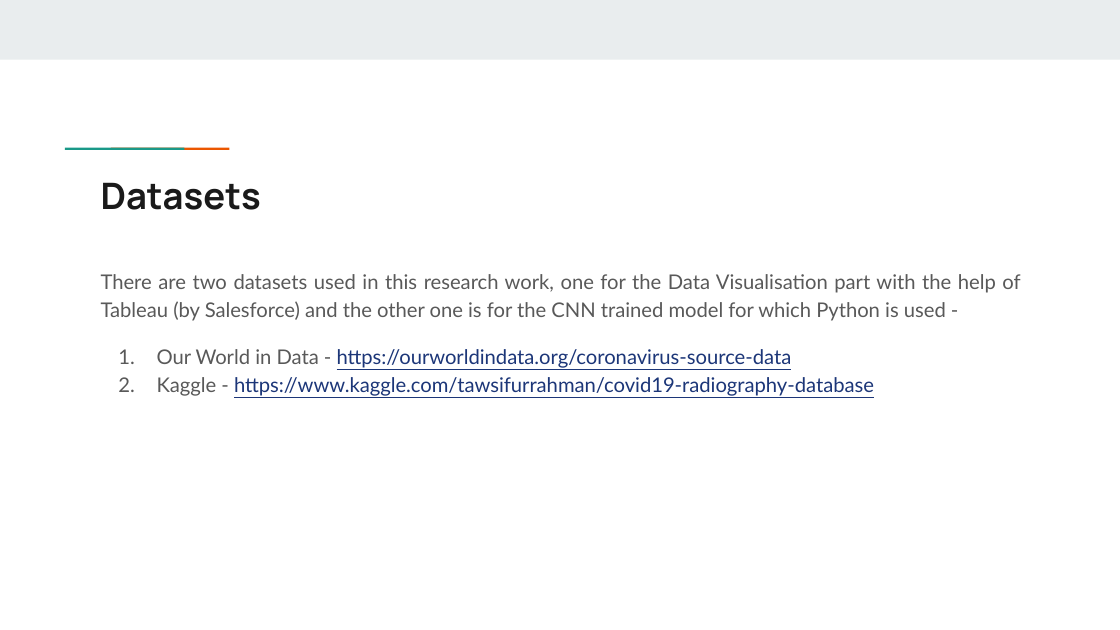
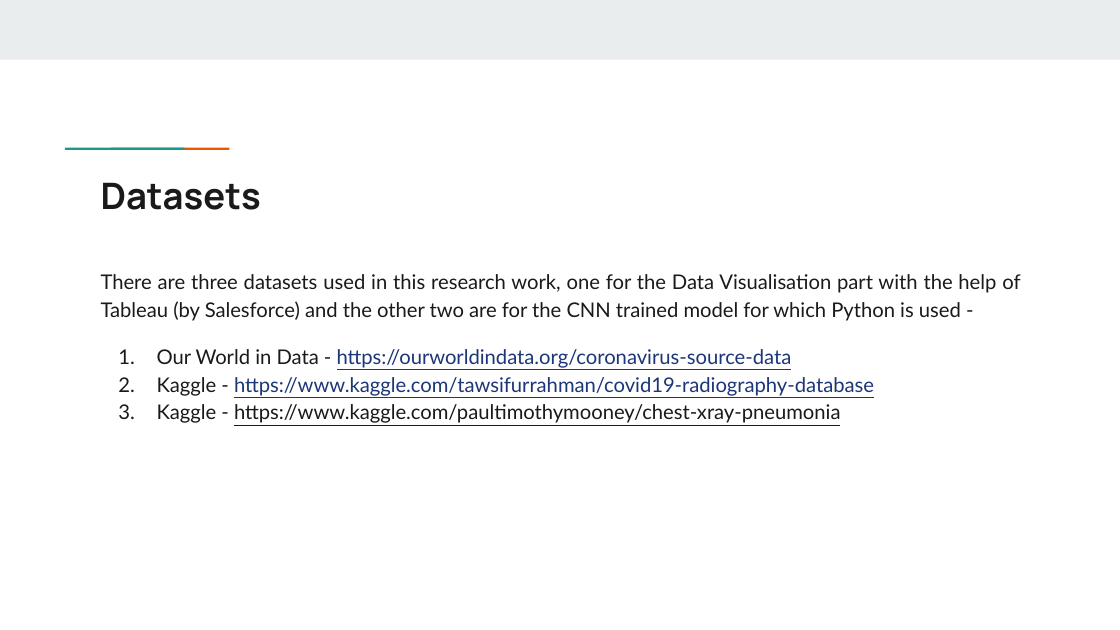
Before and after one commit to Mayank0255/IT1634-COVID19-Predictions-and-Analysis, a slide deck: slide 12 of Minor Project Presentation.pptx (slide 11 before the commit). Drawn at 1120x630 pixels with LibreOffice and Linux fonts; fonts in the diff are those of the drawing. Boxes give left, top, right and bottom in pixels: in the first picture for what was removed or moved away, otherwise in the second. Text is boxed around its words. In the diff, an @@ line names an element or a change of style, - is before the commit and + after.

```diff
--- a/Minor Project Presentation.pptx
+++ b/Minor Project Presentation.pptx
@@ text at (x1=101, y1=274, x2=1020, y2=321): text changed; text colour #595959 to #1A1A1A @@
-There are two datasets used in this research work, one for the Data Visualisation part with the help of Tableau (by Salesforce) and the other one is for the CNN trained model for which Python is used -
+There are three datasets used in this research work, one for the Data Visualisation part with the help of Tableau (by Salesforce) and the other two are for the CNN trained model for which Python is used -
@@ text at (x1=157, y1=349, x2=874, y2=396): text colour #595959 to #1A1A1A in "Our World in Data -", "Kaggle -"; bullet colour #595959 to #1A1A1A @@
@@ text at (x1=157, y1=404, x2=841, y2=423): paragraph added @@
+3. Kaggle - https://www.kaggle.com/paultimothymooney/chest-xray-pneumonia
```
Also in this commit, not shown: 6 other slides changed, 9 slides added, 5 slides removed, 1 other file.
